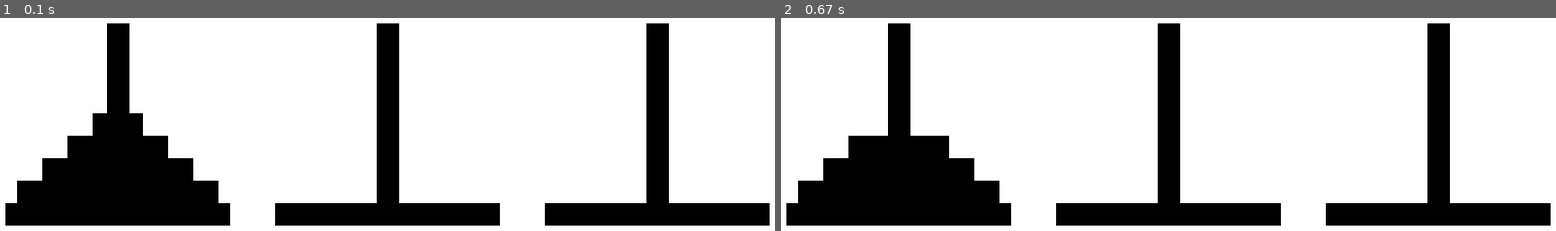
Above: before the commit, frames 1-2 (left to right).
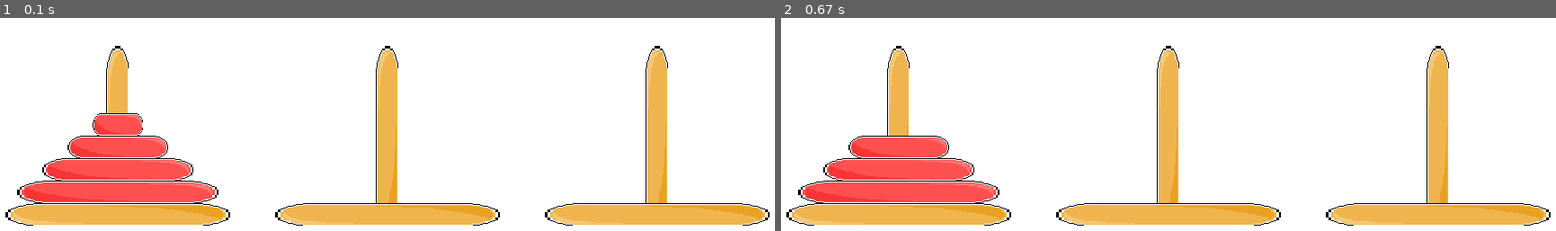
Above: after the commit, the same moments.

Repository: vvihorev/hanoi_towers-pygame
Game: pygame game, started from main.py
The game is run twice, just before and just after one commit, with the same random seed, the same clock (stepped at 60 frames per second) and the same inputs.
Inputs:
- Up to frame 1 (0.1 s): no input
- Up to frame 2 (0.67 s): tap 1 at 0.33 s

The runs differ from the first frame. In frame 1, 21% of the frame differs, in the area x 0-100%, y 2-98%; in frame 2, 21%.

Commit message:
Add shitty sprites

Diff:
--- a/main.py
+++ b/main.py
@@ -25,15 +25,29 @@
 COLUMN_Y = 2 * BODY_HEIGHT
 COLUMN_HEIGHT = DISPLAY_HEIGHT // 3 * 2
 
+# Sprites
+RING_IMG = pygame.image.load('sprites/ring.png')
+POLE_IMG = pygame.image.load('sprites/pole.png')
+BASE_IMG = pygame.image.load('sprites/base.png')
+
 
 class Tower:
     def __init__(self, board, base_center_x):
         self.board = board
         self.blocks = []
-        self.base = pygame.Rect(0, BASE_Y, BASE_WIDTH, BODY_HEIGHT)
-        self.column = pygame.Rect(0, COLUMN_Y, BODY_HEIGHT, COLUMN_HEIGHT)
+
+        self.base_image = pygame.transform.scale(BASE_IMG, (BASE_WIDTH, BODY_HEIGHT))
+        self.base = self.base_image.get_rect()
+        self.column_image = pygame.transform.scale(POLE_IMG, (BODY_HEIGHT, COLUMN_HEIGHT))
+        self.column = self.base_image.get_rect()
+
+        self.base.left = 0
+        self.base.top = BASE_Y
+        self.column.left = 0
+        self.column.top = COLUMN_Y + BODY_HEIGHT
+
         self.base.centerx = base_center_x
-        self.column.centerx = base_center_x
+        self.column.centerx = base_center_x + (BASE_WIDTH - BODY_HEIGHT) // 2
 
     def put_block(self, block):
         top = self.take_block()
@@ -59,8 +73,8 @@
         return None
 
     def draw(self):
-        pygame.draw.rect(DISPLAYSURF, BLACK, self.base)
-        pygame.draw.rect(DISPLAYSURF, BLACK, self.column)
+        DISPLAYSURF.blit(self.column_image, self.column)
+        DISPLAYSURF.blit(self.base_image, self.base)
 
 
 class Block:
@@ -68,14 +82,17 @@
         self.tower = tower
         self.width = width
         self.position = (self.tower.board.blocks_number - self.width)
-        self.body = pygame.Rect(0, 0, body_width, BODY_HEIGHT)
+
+        self.image = pygame.transform.scale(RING_IMG, (body_width, BODY_HEIGHT))
+        self.body = self.image.get_rect()
+
         self.body.centerx = self.tower.base.centerx
         self.body.bottom = BASE_Y - self.position * BODY_HEIGHT
 
     def draw(self):
         self.body.centerx = self.tower.base.centerx
         self.body.bottom = BASE_Y - self.position * BODY_HEIGHT
-        pygame.draw.rect(DISPLAYSURF, BLACK, self.body)
+        DISPLAYSURF.blit(self.image, self.body)
 
 
 class GameBoard:
Binary file added: sprites/base.png
Binary file added: sprites/pole.png
Binary file added: sprites/ring.png
Not shown, changed: .gitignore
